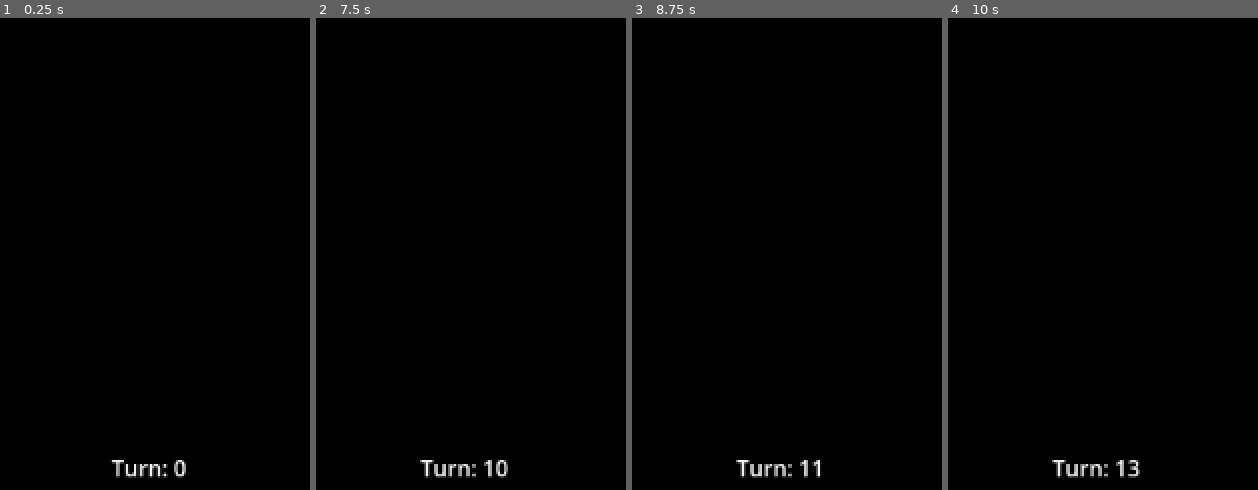
Above: before the commit, frames 1-4 (left to right).
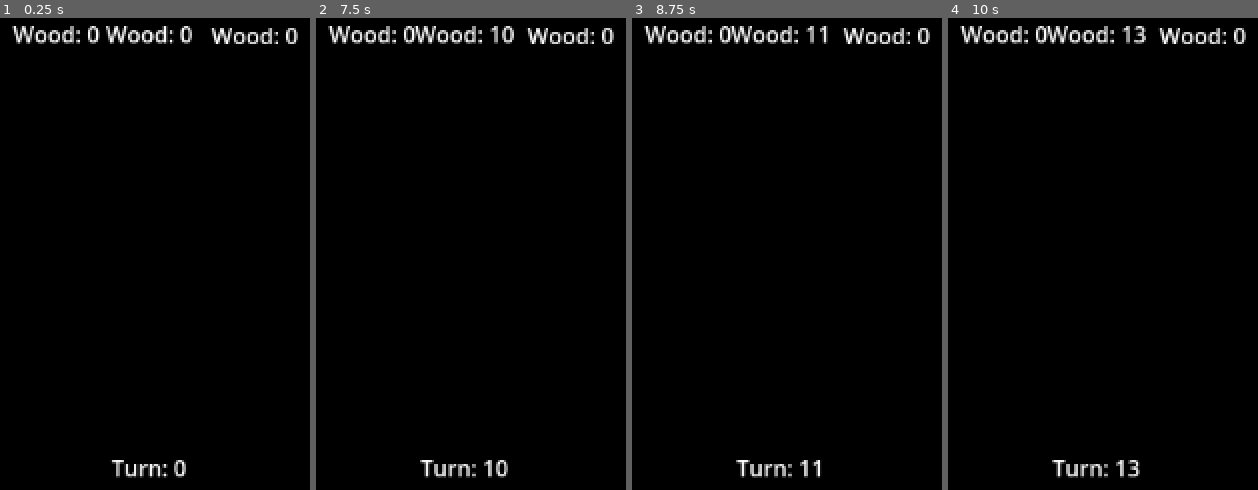
Above: after the commit, the same moments.

Repository: Trifque/Diplomski-FinalThesis
Game: Godot game, scene res://scenes/Main.tscn
Same seed, same stepped clock (60 frames per second), same inputs: the game is played once before the commit and once after it.
Inputs:
- Up to frame 1 (0.25 s): no input
- Up to frame 2 (7.5 s): tap Enter at 0.5, 2, 3.5 s; hold Space (next_turn) 0.53-1.28 s; tap Space (next_turn) every 1.5 s from 1.35 to 7.35 s; hold Space (next_turn) 2.03-2.78 s; hold Space (next_turn) 3.53-4.28 s; hold Space (next_turn) 5.03-5.78 s; hold Space (next_turn) 6.53-7.28 s
- Up to frame 3 (8.75 s): hold Space (next_turn) from 8.03 s (still down)
- Up to frame 4 (10 s): release Space (next_turn) at 8.78 s; tap Space (next_turn) at 8.85 s; hold Space (next_turn) from 9.53 s (still down)

The runs differ from the first frame. In frame 1, 1.7% of the frame differs, in the area x 3-97%, y 1-6%; in frame 2, 1.8%; in frame 3, 1.7%; in frame 4, 1.8%.

Commit message:
feat(core): dodali Singleton Game u kome cuvamo trenutno stanje igre + UI vezan za resurse i signale

Diff:
--- a/project.godot
+++ b/project.godot
@@ -15,6 +15,10 @@
 config/features=PackedStringArray("4.5", "Forward Plus")
 config/icon="res://icon.svg"
 
+[autoload]
+
+Game="*res://scripts/singletons/Game.gd"
+
 [input]
 
 next_turn={
--- a/scenes/Main.tscn
+++ b/scenes/Main.tscn
@@ -28,3 +28,26 @@
 grow_horizontal = 2
 grow_vertical = 2
 text = "Turn: 0"
+
+[node name="Wood" type="Label" parent="UI"]
+anchors_preset = 5
+anchor_left = 0.5
+anchor_right = 0.5
+offset_left = -31.5
+offset_right = 31.5
+offset_bottom = 23.0
+grow_horizontal = 2
+text = "Wood: 0"
+
+[node name="Stone" type="Label" parent="UI"]
+offset_left = 621.0
+offset_top = 1.0
+offset_right = 683.0
+offset_bottom = 24.0
+text = "Stone: 0"
+
+[node name="Food" type="Label" parent="UI"]
+offset_left = 478.0
+offset_right = 534.0
+offset_bottom = 23.0
+text = "Food: 0"
--- a/scripts/main.gd
+++ b/scripts/main.gd
@@ -1,53 +1,37 @@
 extends Node2D
 #Nasledjujemo Node2D kako bismo mogli da upotrebimo lifecycle callback-ove (_ready,_process i druge)
 
-#trenutni cilj nam je da uzmemo iz UI-a segment Label koji nam pokazuje koliko je poteza proslo od pocetka igre
-#stavili smo da tokom inicijalizacije u UI bude instanciran objekat klase Label po imenu Turns i da prikazuje tekst: Turns: 0
-#da bismo mogli da menjamo tu vrednost, neophodno je da mu pristupimo u okviru ovog koda
-
-@onready var label : Label = $UI/Turns
-
-#Kreiramo novu promenljivu po imenu label koja je pokazivac na instancu Turns.
+#Kreiramo novu promenljivu po imenu turns_label koja je referenca na instancu Turns.
 #Turns-u pristupamo preko skracene putanje $ i Label tipa
 #@onready pozivamo posto hocemo da se prvo inicijalizuje UI pa tek kasnije pred sam pocetak igre da pristupimo tim vrednostima
 #Ovako osiguravamo da $UI/Label zaista postoji kada ga zahtevamo i da nece doci do greske
+@onready var turns_label : Label = $UI/Turns
+@onready var wood_label : Label = $UI/Wood
+@onready var stone_label : Label = $UI/Stone
+@onready var food_label : Label = $UI/Food
 
-var turn: int = 0
+#Promenili smo main posto u okviru Singleton-a Game.gd mi cemo cuvati celokupno stanje nase igre
+#(broj poteza, koliko imamo resursa, trenutno aktivni bonusi itd.)
+#To znaci da ovde u Main sceni mi sada ili saljemo promenjene podatke ili prihvatamo trenutno stanje od singletona Game
+func _ready() -> void:
+	Game.turn_changed.connect(_on_turn_changed)
+	Game.resources_changed.connect(_on_resources_changed)
+	Game.start_new_session()
+	_on_turn_changed(Game.turn)
+	_on_resources_changed(Game.resources)
 
-#Kreiramo novu promenljivu koja ce da nam prati na kom smo trenutnom potezu. Samo je broj
-
-func _ready() -> void:
-	print("Main ready: starting turn = ", turn)
-	_update_ui()
-
-#Kada nas cvor udje u scene tree pozvace se funkcija ready
-#Ona se i samo tada poziva, cineci je idealnim kadnidatom za inicijalizaciju nase skripte
-#Dodali smo print funkciju kako bismo lakse proveravali i ispratili situaciju u konzoli
-#_update_ui() je nova funkcija koju smo definisali nize
-
-func _process(delta: float) -> void:
-	pass
-
-#Funkcija _process se poziva na pocetku svakog frame-a i time sluzi za frame-rate nezavisne stvari (npr. animacije ili tajmeri)
-#ne sluzi trenutno za nase poteze, ali ce nam trebati za kasnije, pa je ovo vise podsetnik za mene
-
+#Funkcija koja poziva funkciju singletona za pokretanje narednog poteza kada se pritisne dugme
+#za sledeci potez (space)
 func _unhandled_input(event: InputEvent) -> void:
 	if event.is_action_pressed("next_turn"):
-		_on_next_turn()
+		Game.next_turn()
 
-#_unhandled_input se poziva za svaki input koji nijedan child nije upotrebio (nas input je custom, te sigurno ga niko nije koristio)
-#Dobija se ovim generican InputEvent (bazicna klasa), pa prvo proveravamo da li je bas nas custom input sa if-om
-#U slucaju da jeste nas input, pozivamo custom funkciju _on_next_turn()
+#Menja tekst label-a za poteze
+func _on_turn_changed(new_turn: int) -> void:
+	turns_label.text = "Turn: %d" % new_turn
 
-func _on_next_turn() -> void:
-	turn += 1
-	print("Next turn nam je: ", turn)
-	_update_ui()
-
-#U okviru on_next_turn funkcije za sada samo povecavamo koliko je poteza proteklo
-
-func _update_ui() -> void:
-	label.text = "Turn: %d" % turn
-
-#Pomocna funkcija za update-ovanje teksta promenljive label. Posto to radimmo vise puta bolje izdvojiti u odvojenu funkciju
-#kako bismo izbegli redundansu
+#Funkcija koja ce menjati tekst za Label-e resursa kako bi se adekvatno predstavilo stanje igre
+func _on_resources_changed(res: Dictionary) -> void:
+	wood_label.text = "Wood: %d" % int(res.get("wood", 0))
+	stone_label.text = "Wood: %d" % int(res.get("stone", 0))
+	food_label.text = "Wood: %d" % int(res.get("food", 0))
--- /dev/null
+++ b/scripts/singletons/Game.gd
@@ -0,0 +1,42 @@
+extends Node
+
+#Ocemo da omogucimo tipovanje i autcomplete pri koriscenju autoload-a
+
+
+# Signali za UI i ostale sisteme – emitujemo kad se promeni potez ili stanje resursa
+signal turn_changed(new_turn: int)
+signal resources_changed(resources: Dictionary)
+
+#Takodje cemo kreirati Seed za RNG kako bismo mogli da pouzdano i konstantno rekreiramo uslove zarad testiranja
+var rng := RandomNumberGenerator.new()
+var seed : int = 0
+
+# Interno čuvamo potez u privatnoj promenljivoj (_turn) i kroz property "turn"
+# emituјemo signal kad se vrednost zapravo promeni.
+var _turn : int = 0
+var turn: int:
+    get: return _turn
+    set(value):
+        _turn = value
+        turn_changed.emit(_turn)
+
+#Kreiramo nacin da vodimo racuna o resursima. Koristimo Dictionary data strukturu.
+#Ona predstavlja par podataka: ime podatka i konkretna vrednost podatka
+var resources := {"wood" : 0, "stone" : 0, "food" : 0}
+
+#Zapocinjemo novu igru i koristimo ili seed koji cemo da prosledimo ovoj funkciji ili sistemski u slucaju
+#ako nismo prosledili seed. Resetujemo potez i resurse i emitujemo inicijalno stanje.
+func start_new_session(p_seed: int = 0) -> void:
+    seed = p_seed if p_seed != 0 else int(Time.get_unix_time_from_system())
+    rng.seed = seed
+    turn = 0
+    resources = {"wood" : 0, "stone" : 0, "food" : 0}
+    resources_changed.emit(resources)
+
+#Dodajemo funkciju next_turn u koju cemo kasnije dodavati hook-ove i trigger-e za stvari koje se desavaju prilikom prelaska
+#u sledeci potez poput prihoda resursa, aktiviranje dogadjaja i slicno
+func next_turn() -> void:
+    turn += 1
+    #dodajemo probne vrednosti
+    resources["wood"] += 1
+    resources_changed.emit(resources)
Not shown, added: scripts/singletons/Game.gd.uid
